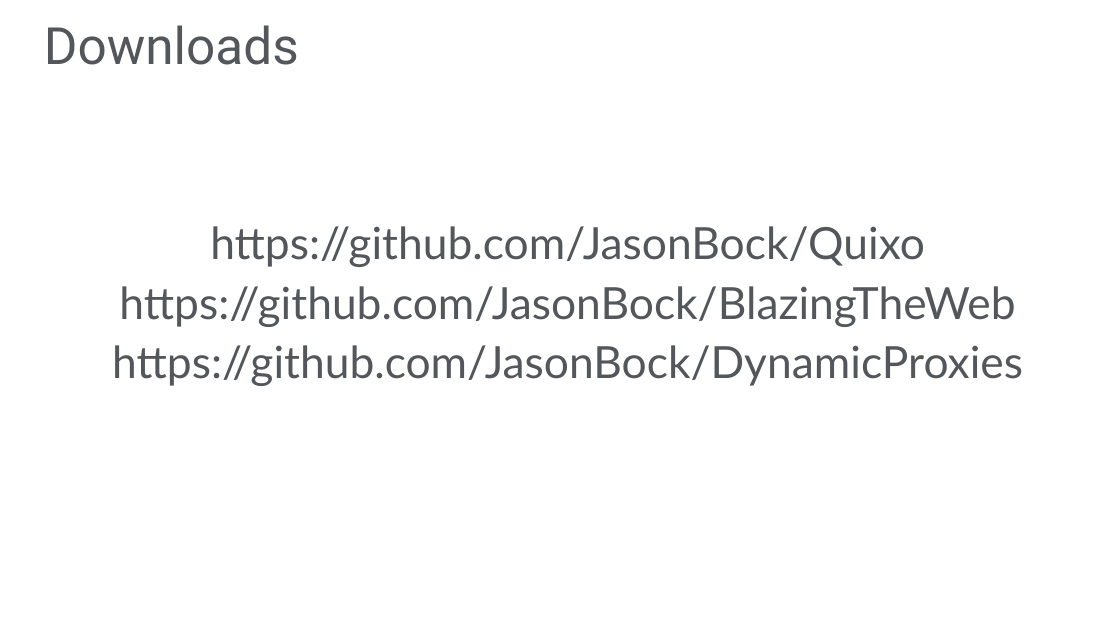
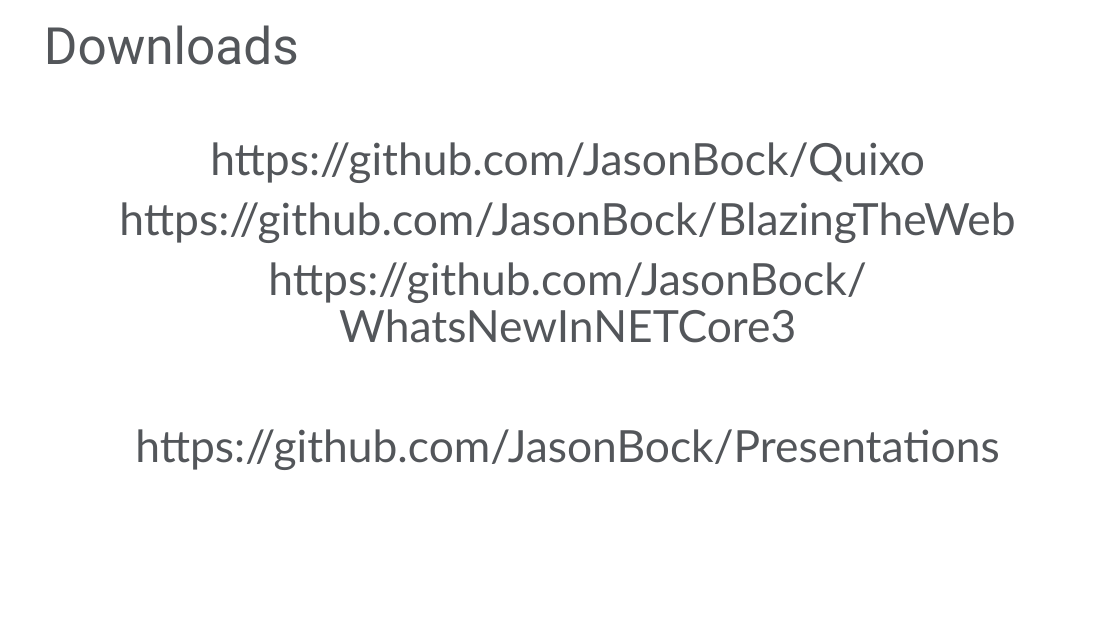
Before and after one commit to JasonBock/Presentations, a slide deck: slide 3 of What’s New in .NET Core 3.0.pptx. Drawn at 1120x630 pixels with LibreOffice and Linux fonts; fonts in the diff are those of the drawing; background and template pictures are left out. Boxes give left, top, right and bottom in pixels: in the first picture for what was removed or moved away, otherwise in the second. Text is boxed around its words. In the diff, an @@ line names an element or a change of style, - is before the commit and + after.

```diff
--- a/What’s New in .NET Core 3.0.pptx
+++ b/What’s New in .NET Core 3.0.pptx
@@ text at [135,262,999,470]: text changed @@
-https://github.com/JasonBock/DynamicProxies
+https://github.com/JasonBock/WhatsNewInNETCore3
+https://github.com/JasonBock/Presentations
```
Also in this commit, not shown: 2 other slides changed.
